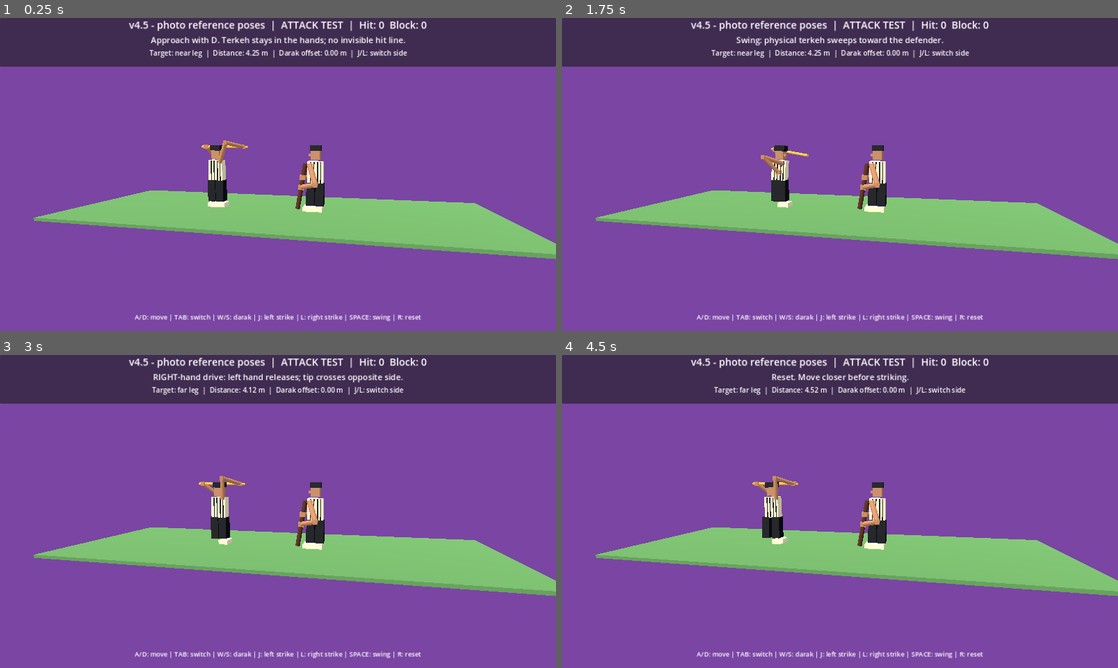
Above: before the commit, frames 1-4 (two rows, left to right).
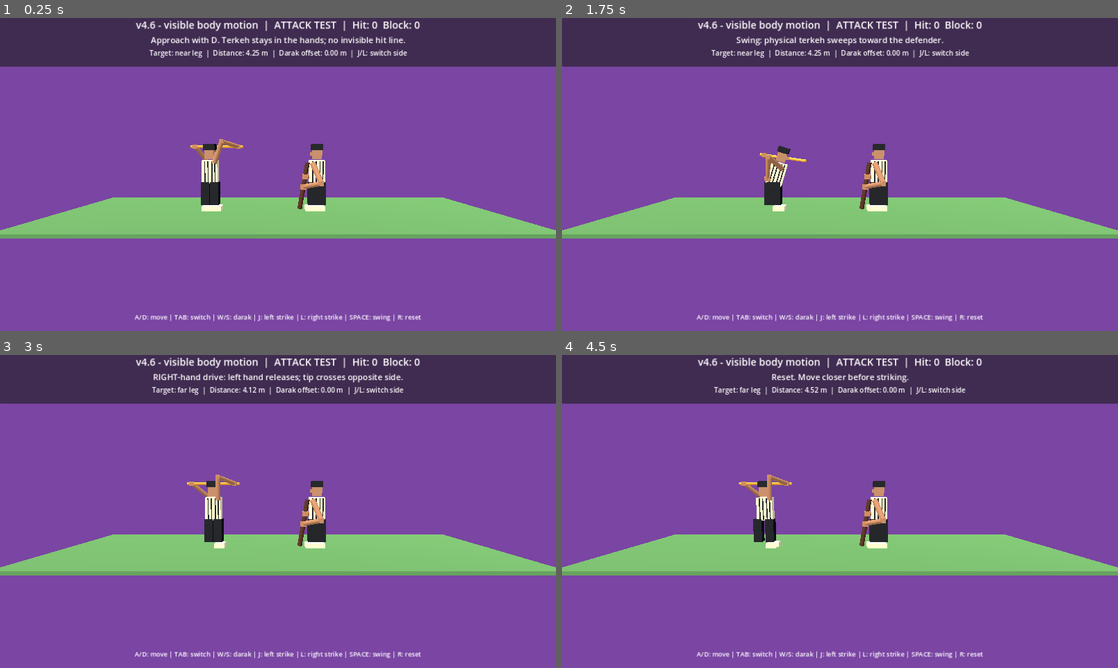
Above: after the commit, the same moments.

Repository: vahidainima-prog/tarke-darak-game
Game: Godot game, scene res://main.tscn
The game is run twice, just before and just after one commit, with the same random seed, the same clock (stepped at 60 frames per second) and the same inputs.
Inputs:
- Up to frame 1 (0.25 s): no input
- Up to frame 2 (1.75 s): tap Enter at 0.5 s; hold D 0.53-1.28 s; tap Tab at 0.6 s; tap Space at 0.77, 1.52 s; hold S from 1.28 s (still down); tap R at 1.35 s
- Up to frame 3 (3 s): release S at 2.03 s; hold D 2.03-2.78 s; tap J at 2.1 s; hold W from 2.78 s (still down); tap L at 2.85 s
- Up to frame 4 (4.5 s): tap Space at 3.02, 3.77 s; release W at 3.53 s; hold A from 3.53 s (still down); tap Tab at 3.6 s; tap R at 4.35 s

The runs differ from the first frame. In frame 1, 7.1% of the frame differs, in the area x 0-100%, y 0-78%; in frame 2, 7.0%; in frame 3, 7.1%; in frame 4, 7.3%.

Commit message:
Restore side camera and make torso bend, hand release and downward rod travel visible earlier

Diff:
--- a/tarke_darak_godot_v2/main.gd
+++ b/tarke_darak_godot_v2/main.gd
@@ -2,7 +2,7 @@
 
 # Godot 4.x — visual mechanics test. Side camera looks along -Z.
 # Feint depth: negative Z is BEHIND the attacker; positive Z is IN FRONT.
-const BUILD_LABEL := "v4.5 - photo reference poses"
+const BUILD_LABEL := "v4.6 - visible body motion"
 const DEF_X := 1.55
 const MIN_X := -4.7
 const MAX_X := 0.35
@@ -188,7 +188,7 @@
  var cam := Camera3D.new()
  add_child(cam)
  # Slight three-quarter view makes opposite-side hand paths visible.
- cam.position = Vector3(3.0, 2.75, 12.5)
+ cam.position = Vector3(0, 2.45, 12.5)
  cam.look_at(Vector3(0, 1.45, 0), Vector3.UP)
  cam.fov = 53.0
  cam.current = true
@@ -297,7 +297,7 @@
  # Opposite-hand strikes target different legs rather than the same centerline.
  var leg_offset := -0.18 if strike_side > 0 else 0.18
  var tip_x := attack_x + lerpf(1.125 + 0.14 * float(strike_side), tip_reach + leg_offset, arc)
- var tip_y := lerpf(2.57, 0.43, arc)
+ var tip_y := lerpf(2.57, 0.43, smoothstep(0.0, 0.75, t))
  # Cross the defender's guard plane on the way to the leg plane.
  var tip_z := lerpf(-0.42, float(strike_side) * 0.19, arc) + float(strike_side) * 0.64 * sin(PI * t)
  var angle := lerpf(0.0, -0.90 + float(strike_side) * 0.15, arc)
@@ -319,7 +319,7 @@
  # Feet return to their original local positions when movement stops.
  var stride := minf(1.0, absf(motion) / 1.8)
  var accent := sin(swing_pose * PI) if swing_pose > 0.0 else 0.0
- var bend := smoothstep(0.12, 0.82, swing_pose) if facing > 0.0 else 0.0
+ var bend := smoothstep(0.02, 0.62, swing_pose) if facing > 0.0 else 0.0
  var lean := 0.36 * bend
  for child in character.get_children():
   if not child is Node3D:
@@ -336,7 +336,7 @@
    n.position.y = (0.12 if n.name.begins_with("Giveh") else 0.70) + 0.08 * stride * maxf(0.0, step)
   elif n.name == "WaistJoint":
    # One anatomical hinge carries clothing, head and shoulders together.
-   n.rotation.z = -facing * (0.05 * stride * sin(phase) + 0.72 * bend)
+   n.rotation.z = -facing * (0.05 * stride * sin(phase) + 0.88 * bend)
    n.rotation.y = float(strike_side) * 0.28 * bend if facing > 0.0 else 0.0
    n.position = Vector3(facing * 0.15 * bend, 1.14 - 0.18 * bend, 0.0)
 
@@ -350,8 +350,8 @@
   pose = lerpf(recovery_from, 0.0, smoothstep(0.0, 1.0, recovery))
  animate_footwork(attacker, attack_step_phase, attack_x - last_attack_x, pose, 1.0)
  animate_footwork(defender, defend_step_phase, defender_x - last_defender_x, 0.0, -1.0)
- var bend_amount := smoothstep(0.12, 0.82, pose)
- var shoulder_shift := Vector3(0.51 * bend_amount, -0.58 * bend_amount, 0.0)
+ var bend_amount := smoothstep(0.02, 0.62, pose)
+ var shoulder_shift := Vector3(0.65 * bend_amount, -0.68 * bend_amount, 0.0)
  var ends := strike_ends(pose)
  var a := ends[0]
  var b := ends[1]
@@ -365,7 +365,7 @@
  var phase := swing if swing >= 0.0 else (recovery_from if recovery >= 0.0 else 0.0)
  var release_target := 0.0
  if releasing:
-  release_target = smoothstep(0.0, 0.22, phase)
+  release_target = smoothstep(0.0, 0.12, phase)
  if recovery >= 0.0:
   release_target *= 1.0 - smoothstep(0.45, 0.95, recovery)
  release_blend = release_target
@@ -375,8 +375,8 @@
  # near end in the final bent pose, opposite elbow folded toward the waist.
  var left_grip := a + direction * 0.20
  var right_grip := b - direction * 0.20
- var left_rest := Vector3(attack_x + 0.08 + 0.20 * bend_amount, 1.52 - 0.24 * bend_amount, -0.33)
- var right_rest := Vector3(attack_x + 0.13 + 0.20 * bend_amount, 1.54 - 0.24 * bend_amount, 0.39)
+ var left_rest := Vector3(attack_x - 0.15 + 0.16 * bend_amount, 1.44 - 0.35 * bend_amount, -0.50)
+ var right_rest := Vector3(attack_x - 0.13 + 0.16 * bend_amount, 1.44 - 0.35 * bend_amount, 0.53)
  # Keep the driving hand on its own end throughout the swing.
  attack_hand_a.position = left_grip.lerp(left_rest, release_blend if strike_side < 0 else 0.0)
  attack_hand_b.position = right_grip.lerp(right_rest, release_blend if strike_side > 0 else 0.0)
